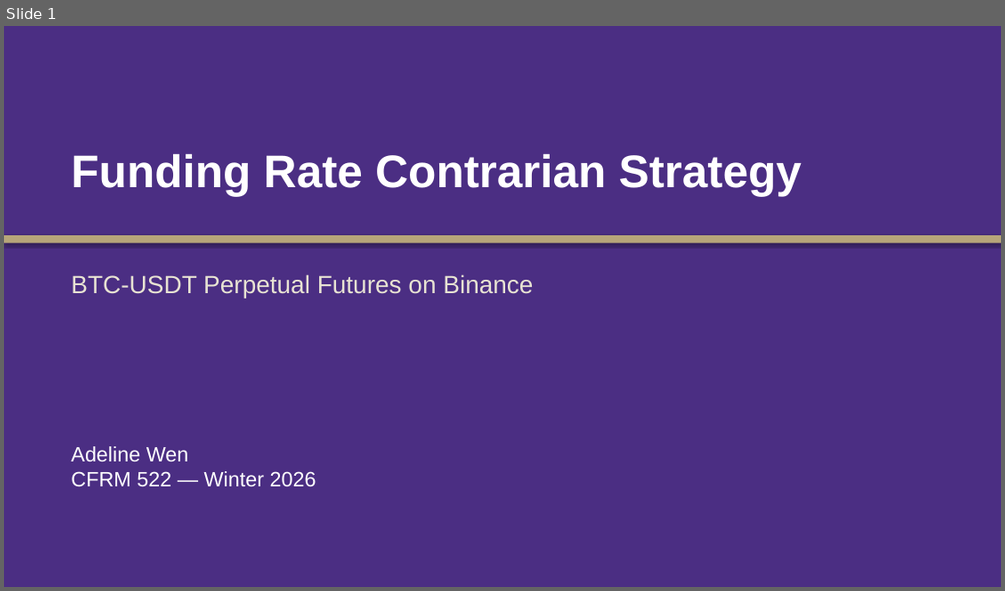
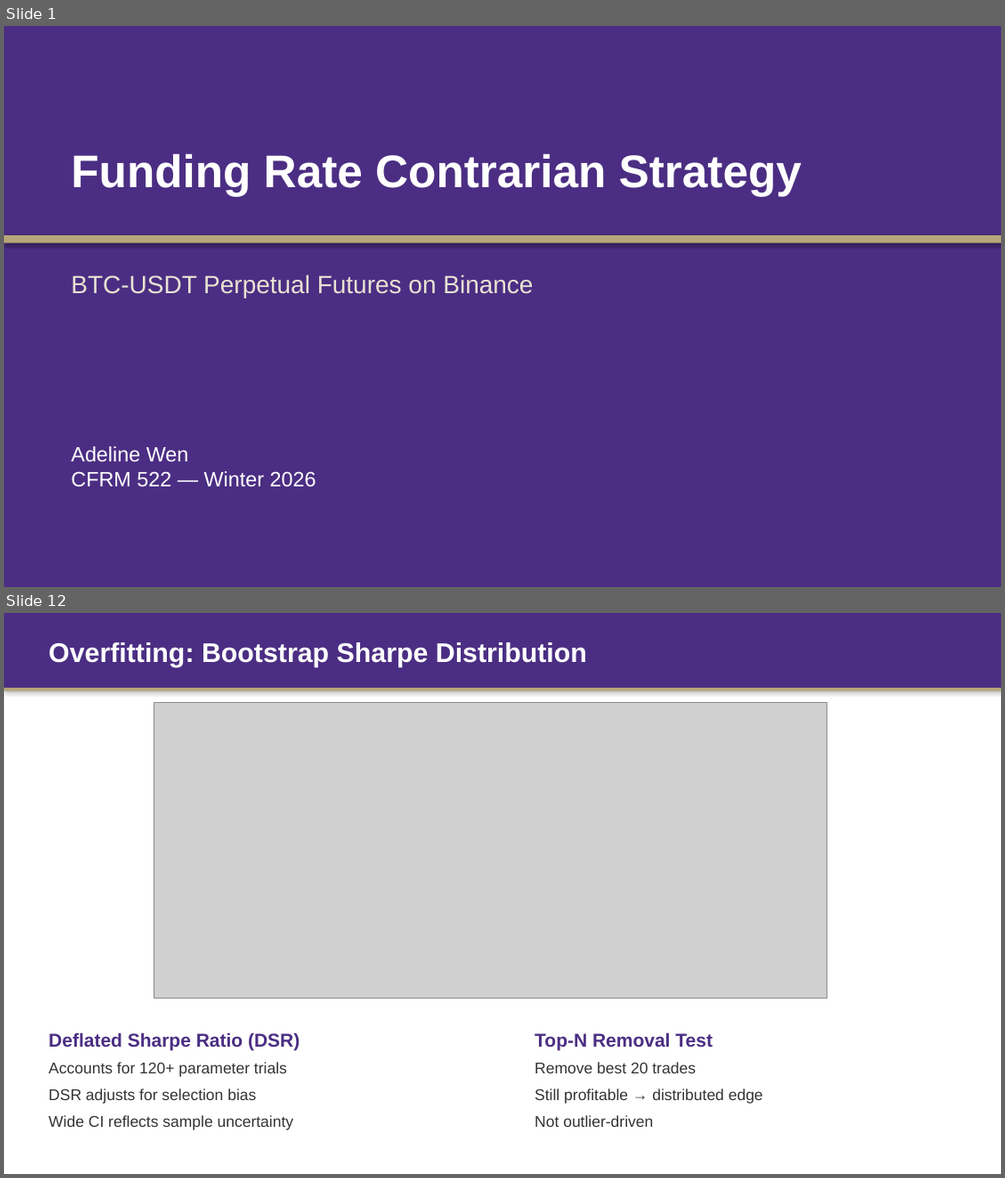
Before and after one commit to Tyche1107/Strategy-project, a slide deck: CFRM522_Presentation.pptx. Shown one above the other, each under a label of ours: slide 1 before the commit, slides 1 and 12 after it; the slides between them are not shown. The pictures are 1005x591 and 1005x1178 pixels, drawn with LibreOffice and Linux fonts; fonts in the diff are those of the drawing; grey boxes stand for pictures. Boxes give left, top, right and bottom in pixels: in the first picture for what was removed or moved away, otherwise in the second. Text is boxed around its words. In the diff, an @@ line names an element or a change of style, - is before the commit and + after.

```diff
--- a/CFRM522_Presentation.pptx
+++ b/CFRM522_Presentation.pptx
@@ slide 12 added at [4,613,1001,1174], background #FFFFFF @@
@@ rectangle added at [4,613,1001,688], fill #4B2E83 @@
@@ text added at [48,642,587,667], 26 pt, text #FFFFFF, bold @@
+Overfitting: Bootstrap Sharpe Distribution
@@ rectangle added at [4,688,1001,690], fill #B7A57A @@
@@ picture added at [154,703,826,998] @@
@@ text added at [48,1032,299,1050], 18 pt, text #4B2E83, bold @@
+Deflated Sharpe Ratio (DSR)
@@ text added at [534,1032,712,1050], 18 pt, text #4B2E83, bold @@
+Top-N Removal Test
@@ text added at [48,1062,294,1130], 15 pt, text #333333 @@
+Accounts for 120+ parameter trials
+DSR adjusts for selection bias
+Wide CI reflects sample uncertainty
@@ text added at [534,1062,763,1127], 15 pt, text #333333 @@
+Remove best 20 trades
+Still profitable → distributed edge
+Not outlier-driven
```
Also in this commit, not shown: 2 slides changed, 11 other slides added, 6 slides removed, 2 other files.
